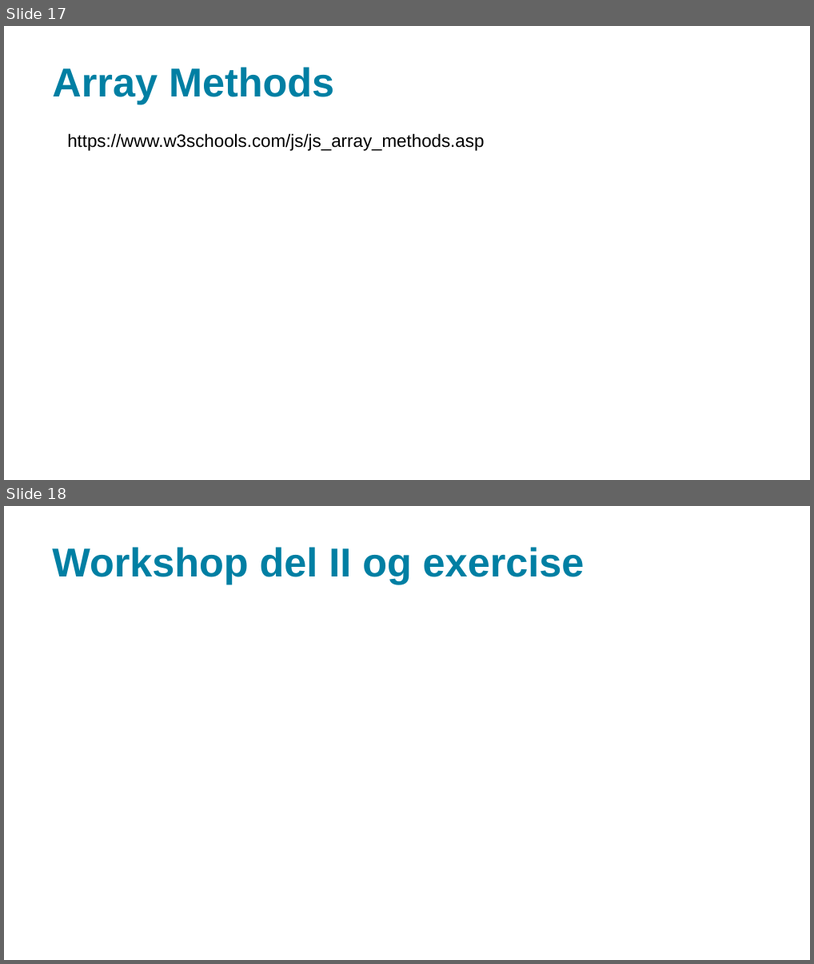
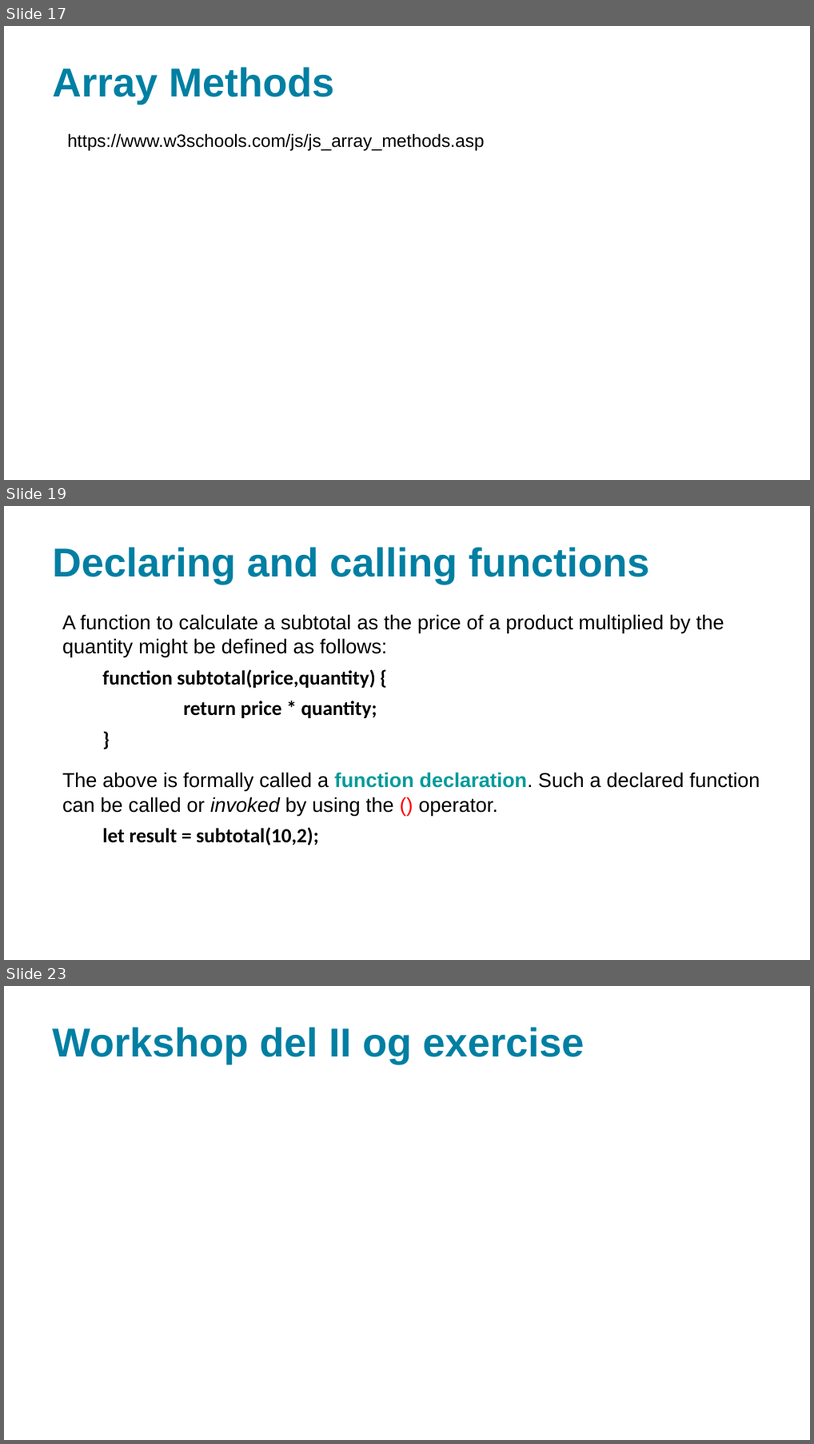
Before and after one commit to xbibogo/MMD24, a slide deck: semester2 PPT/uge 8_js day2.pptx. Shown one above the other, each under a label of ours: slides 17 and 18 before the commit, slides 17, 19 and 23 after it; the slides between them are not shown. The pictures are 814x964 and 814x1444 pixels, drawn with LibreOffice and Linux fonts; fonts in the diff are those of the drawing. Boxes give left, top, right and bottom in pixels: in the first picture for what was removed or moved away, otherwise in the second. Text is boxed around its words. In the diff, an @@ line names an element or a change of style, - is before the commit and + after.

```diff
--- a/semester2 PPT/uge 8_js day2.pptx
+++ b/semester2 PPT/uge 8_js day2.pptx
@@ slide 19 added at <box>4,506,810,960</box>, background #FFFFFF @@
@@ title added at <box>52,547,650,584</box>, 36 pt, text #007FA3, bold @@
+Declaring and calling functions
@@ text added at <box>62,614,760,845</box>, 18 pt, text #000000 @@
+A function to calculate a subtotal as the price of a product multiplied by the quantity might be defined as follows:
+  function subtotal(price,quantity) {
+  return price * quantity;
+  }
+The above is formally called a function declaration. Such a declared function can be called or invoked by using the () operator.
+  let result = subtotal(10,2);
@@ what was slide 18 is now slide 23 @@
```
Also in this commit, not shown: 4 other slides added, 4 other files.
